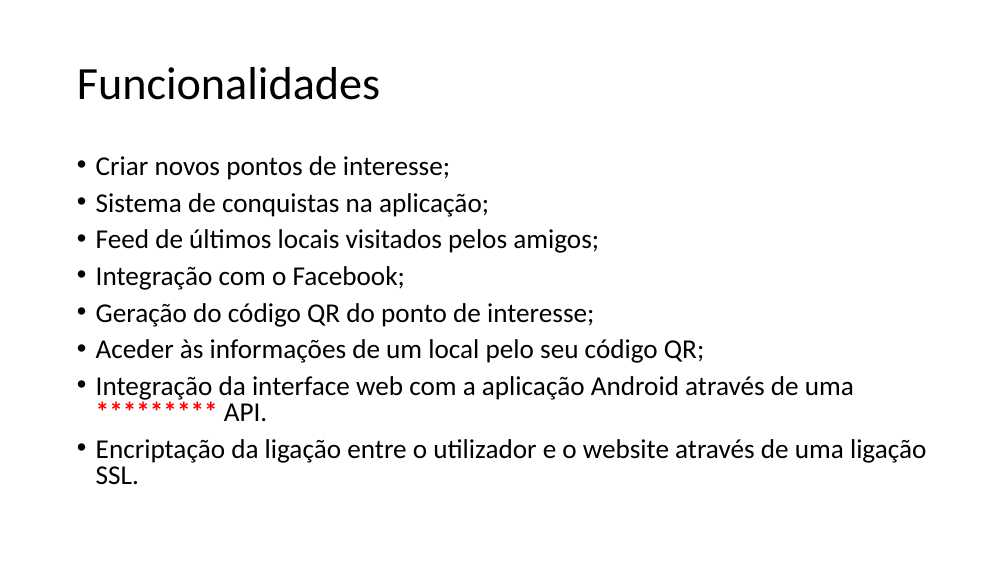
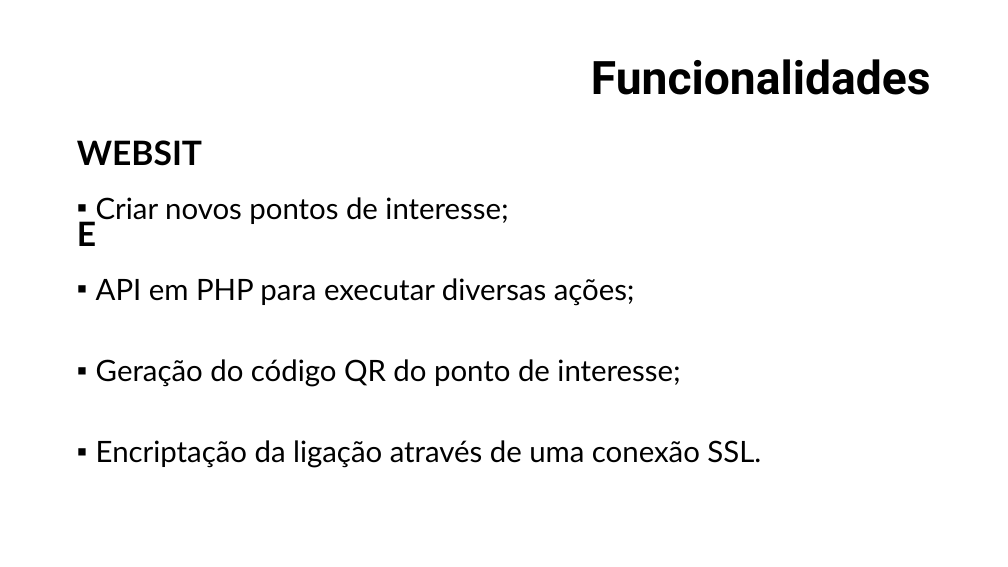
Before and after one commit to gtugablue/iseeporto, a slide deck: slide 4 of Documents/Apresentação.pptx. Drawn at 1008x567 pixels with LibreOffice and Linux fonts; fonts in the diff are those of the drawing; background and template pictures are left out. Boxes give left, top, right and bottom in pixels: in the first picture for what was removed or moved away, otherwise in the second. Text is boxed around its words. In the diff, an @@ line names an element or a change of style, - is before the commit and + after.

```diff
--- a/Documents/Apresentação.pptx
+++ b/Documents/Apresentação.pptx
@@ text "Funcionalidades" at (x1=591, y1=59, x2=931, y2=95): font Calibri to Roboto, bold on; alignment left to right @@
@@ text added at (x1=70, y1=88, x2=223, y2=180), 32 pt, text #000000, bold @@
+WEBSITE
@@ text at (x1=96, y1=197, x2=680, y2=387): size 25.9 to 28 pt, font Calibri to Lato in "Criar novos pontos de interesse;", "Geração do código QR do ponto de ..."; bullet • to ▪; line spacing 0.8 to 2 @@
@@ text at (x1=96, y1=278, x2=635, y2=306): text changed; size 25.9 to 28 pt; font Calibri to Lato @@
-• Sistema de conquistas na aplicação;
-• Feed de últimos locais visitados pelos amigos;
-• Integração com o Facebook;
+▪ API em PHP para executar diversas ações;
@@ text at (x1=96, y1=440, x2=761, y2=468): text changed; size 25.9 to 28 pt; font Calibri to Lato @@
-• Aceder às informações de um local pelo seu código QR;
-• Integração da interface web com a aplicação Android através de uma ********* API.
-• Encriptação da ligação entre o utilizador e o website através de uma ligação SSL.
+▪ Encriptação da ligação através de uma conexão SSL.
```
Also in this commit, not shown: 3 other slides changed, 2 slides added, 1 slide removed, 1 other file.
